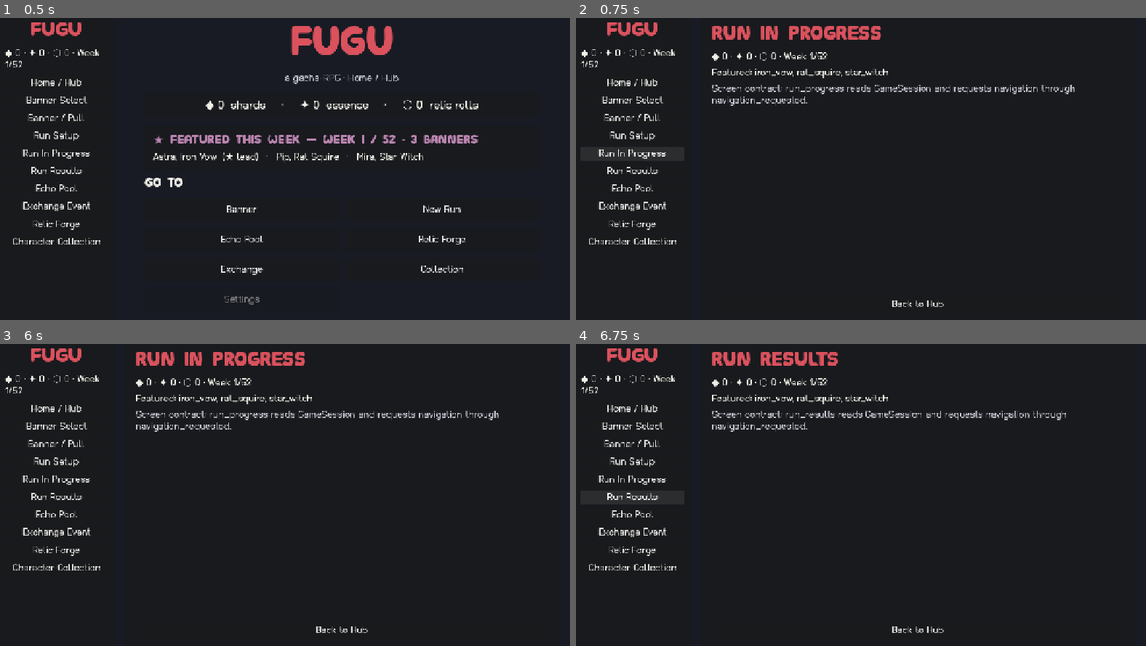
Above: before the commit, frames 1-4 (two rows, left to right).
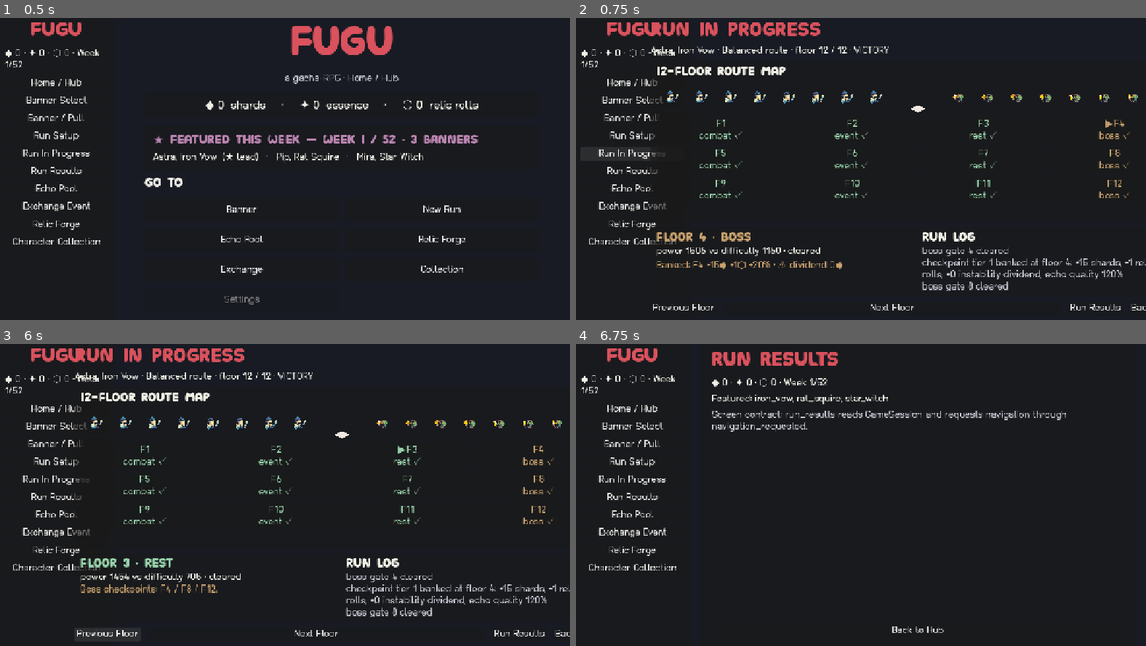
Above: after the commit, the same moments.

Repository: Mezzyface/fugu
Game: Godot game, scene res://main.tscn
The game is run twice, just before and just after one commit, with the same random seed, the same clock (stepped at 60 frames per second) and the same inputs.
Inputs (mouse positions are in pixels of both pictures, inside the frame that each line leads up to):
- Up to frame 1 (0.5 s): no input
- Up to frame 2 (0.75 s): click "Run In Progress" at 0.5 s
- Up to frame 3 (6 s): click "Run Results" at 1.25 s; click "Back to Hub" at 2 s; click "New Run" at 2.75 s; click "Back to Hub" at 3.5 s; click "New Run" at 4.25 s; click "Start Run" at 5 s; click (108, 633) at 5.75 s, where only the run after the commit has a clickable "Previous Floor"
- Up to frame 4 (6.75 s): click "Run Results" at 6.5 s

Frame 1 is identical in both runs. In frame 2, 7.5% of the frame differs, in the area x 13-100%, y 1-97%; in frame 3, 7.5%; in frame 4, less than 0.1%.

Commit message:
[Task] Screen 05 Run In Progress
Co-Authored-By: Claude Opus 4.8 <noreply@anthropic.com>

Diff:
--- a/game/scenes/run_progress.tscn
+++ b/game/scenes/run_progress.tscn
@@ -1,6 +1,10 @@
-[gd_scene load_steps=2 format=3]
-
-[ext_resource type="Script" path="res://scripts/ui/screen_base.gd" id="1_screen"]
+[gd_scene load_steps=6 format=3 uid="uid://d59runprogressscene"]
+
+[ext_resource type="Script" path="res://scripts/ui/run_progress.gd" id="1_progress"]
+[ext_resource type="Theme" uid="uid://bfugutheme0001" path="res://assets/theme/fugu_theme.tres" id="2_theme"]
+[ext_resource type="Texture2D" path="res://assets/units/warrior/Warrior_Idle.png" id="3_unit"]
+[ext_resource type="Texture2D" path="res://assets/enemies/torch_goblin/TorchGoblin_Idle.png" id="4_enemy"]
+[ext_resource type="Texture2D" path="res://assets/terrain/floor_N.png" id="5_floor"]
 
 [node name="RunProgress" type="Control"]
 layout_mode = 3
@@ -9,6 +13,192 @@
 anchor_bottom = 1.0
 grow_horizontal = 2
 grow_vertical = 2
-script = ExtResource("1_screen")
+theme = ExtResource("2_theme")
+script = ExtResource("1_progress")
 screen_id = "run_progress"
 screen_title = "Run In Progress"
+
+[node name="Background" type="ColorRect" parent="."]
+layout_mode = 1
+anchors_preset = 15
+anchor_right = 1.0
+anchor_bottom = 1.0
+grow_horizontal = 2
+grow_vertical = 2
+color = Color(0.094118, 0.105882, 0.141176, 1)
+
+[node name="Margin" type="MarginContainer" parent="."]
+layout_mode = 1
+anchors_preset = 15
+anchor_right = 1.0
+anchor_bottom = 1.0
+grow_horizontal = 2
+grow_vertical = 2
+theme_override_constants/margin_left = 18
+theme_override_constants/margin_top = 16
+theme_override_constants/margin_right = 18
+theme_override_constants/margin_bottom = 16
+
+[node name="Root" type="VBoxContainer" parent="Margin"]
+layout_mode = 2
+theme_override_constants/separation = 10
+
+[node name="TitleLabel" type="Label" parent="Margin/Root"]
+layout_mode = 2
+theme_type_variation = &"TitleLabel"
+theme_override_colors/font_color = Color(0.854902, 0.321569, 0.364706, 1)
+text = "Run In Progress"
+
+[node name="SummaryLabel" type="Label" parent="Margin/Root"]
+unique_name_in_owner = true
+layout_mode = 2
+theme_override_colors/font_color = Color(0.94, 0.94, 0.9, 1)
+text = "Astra, Iron Vow · Balanced route · floor 12 / 12"
+
+[node name="Body" type="VBoxContainer" parent="Margin/Root"]
+layout_mode = 2
+size_flags_vertical = 3
+theme_override_constants/separation = 10
+
+[node name="MapPanel" type="PanelContainer" parent="Margin/Root/Body"]
+layout_mode = 2
+size_flags_horizontal = 3
+size_flags_vertical = 3
+
+[node name="MapMargin" type="MarginContainer" parent="Margin/Root/Body/MapPanel"]
+layout_mode = 2
+theme_override_constants/margin_left = 14
+theme_override_constants/margin_top = 12
+theme_override_constants/margin_right = 14
+theme_override_constants/margin_bottom = 12
+
+[node name="MapStack" type="VBoxContainer" parent="Margin/Root/Body/MapPanel/MapMargin"]
+layout_mode = 2
+theme_override_constants/separation = 10
+
+[node name="MapHeader" type="Label" parent="Margin/Root/Body/MapPanel/MapMargin/MapStack"]
+layout_mode = 2
+theme_type_variation = &"HeaderLabel"
+theme_override_colors/font_color = Color(0.94, 0.94, 0.9, 1)
+text = "12-floor route map"
+
+[node name="ArtStrip" type="HBoxContainer" parent="Margin/Root/Body/MapPanel/MapMargin/MapStack"]
+layout_mode = 2
+theme_override_constants/separation = 14
+alignment = 1
+
+[node name="UnitSprite" type="TextureRect" parent="Margin/Root/Body/MapPanel/MapMargin/MapStack/ArtStrip"]
+custom_minimum_size = Vector2(64, 64)
+layout_mode = 2
+texture = ExtResource("3_unit")
+expand_mode = 3
+stretch_mode = 5
+
+[node name="TerrainSprite" type="TextureRect" parent="Margin/Root/Body/MapPanel/MapMargin/MapStack/ArtStrip"]
+custom_minimum_size = Vector2(96, 64)
+layout_mode = 2
+texture = ExtResource("5_floor")
+expand_mode = 3
+stretch_mode = 5
+
+[node name="EnemySprite" type="TextureRect" parent="Margin/Root/Body/MapPanel/MapMargin/MapStack/ArtStrip"]
+custom_minimum_size = Vector2(64, 64)
+layout_mode = 2
+texture = ExtResource("4_enemy")
+expand_mode = 3
+stretch_mode = 5
+
+[node name="FloorGrid" type="GridContainer" parent="Margin/Root/Body/MapPanel/MapMargin/MapStack"]
+unique_name_in_owner = true
+layout_mode = 2
+size_flags_vertical = 3
+theme_override_constants/h_separation = 8
+theme_override_constants/v_separation = 8
+columns = 4
+
+[node name="DetailPanel" type="PanelContainer" parent="Margin/Root/Body"]
+custom_minimum_size = Vector2(0, 145)
+layout_mode = 2
+size_flags_horizontal = 3
+size_flags_vertical = 0
+
+[node name="DetailMargin" type="MarginContainer" parent="Margin/Root/Body/DetailPanel"]
+layout_mode = 2
+theme_override_constants/margin_left = 12
+theme_override_constants/margin_top = 10
+theme_override_constants/margin_right = 12
+theme_override_constants/margin_bottom = 10
+
+[node name="DetailStack" type="HBoxContainer" parent="Margin/Root/Body/DetailPanel/DetailMargin"]
+layout_mode = 2
+theme_override_constants/separation = 18
+
+[node name="EncounterStack" type="VBoxContainer" parent="Margin/Root/Body/DetailPanel/DetailMargin/DetailStack"]
+layout_mode = 2
+size_flags_horizontal = 3
+theme_override_constants/separation = 4
+
+[node name="EncounterTitle" type="Label" parent="Margin/Root/Body/DetailPanel/DetailMargin/DetailStack/EncounterStack"]
+unique_name_in_owner = true
+layout_mode = 2
+theme_type_variation = &"HeaderLabel"
+theme_override_colors/font_color = Color(0.588235, 0.819608, 0.666667, 1)
+text = "Floor 1 · COMBAT"
+
+[node name="EncounterDetail" type="Label" parent="Margin/Root/Body/DetailPanel/DetailMargin/DetailStack/EncounterStack"]
+unique_name_in_owner = true
+layout_mode = 2
+theme_override_colors/font_color = Color(0.94, 0.94, 0.9, 1)
+autowrap_mode = 3
+text = "power 1175 vs difficulty 185 · cleared"
+
+[node name="CheckpointLabel" type="Label" parent="Margin/Root/Body/DetailPanel/DetailMargin/DetailStack/EncounterStack"]
+unique_name_in_owner = true
+layout_mode = 2
+theme_override_colors/font_color = Color(0.772549, 0.623529, 0.419608, 1)
+autowrap_mode = 3
+text = "Boss checkpoints: F4 / F8 / F12."
+
+[node name="LogStack" type="VBoxContainer" parent="Margin/Root/Body/DetailPanel/DetailMargin/DetailStack"]
+layout_mode = 2
+size_flags_horizontal = 3
+theme_override_constants/separation = 4
+
+[node name="LogHeader" type="Label" parent="Margin/Root/Body/DetailPanel/DetailMargin/DetailStack/LogStack"]
+layout_mode = 2
+theme_type_variation = &"HeaderLabel"
+theme_override_colors/font_color = Color(0.94, 0.94, 0.9, 1)
+text = "Run log"
+
+[node name="LogLabel" type="Label" parent="Margin/Root/Body/DetailPanel/DetailMargin/DetailStack/LogStack"]
+unique_name_in_owner = true
+layout_mode = 2
+size_flags_vertical = 3
+theme_override_colors/font_color = Color(0.776471, 0.788235, 0.823529, 1)
+autowrap_mode = 3
+text = "boss gate 4 cleared"
+
+[node name="Buttons" type="HBoxContainer" parent="Margin/Root"]
+layout_mode = 2
+theme_override_constants/separation = 14
+
+[node name="PrevButton" type="Button" parent="Margin/Root/Buttons"]
+unique_name_in_owner = true
+layout_mode = 2
+text = "Previous Floor"
+
+[node name="NextButton" type="Button" parent="Margin/Root/Buttons"]
+unique_name_in_owner = true
+layout_mode = 2
+size_flags_horizontal = 3
+text = "Next Floor"
+
+[node name="ResultsButton" type="Button" parent="Margin/Root/Buttons"]
+unique_name_in_owner = true
+layout_mode = 2
+text = "Run Results"
+
+[node name="HubButton" type="Button" parent="Margin/Root/Buttons"]
+unique_name_in_owner = true
+layout_mode = 2
+text = "Back to Hub"
--- /dev/null
+++ b/game/scripts/ui/run_progress.gd
@@ -0,0 +1,206 @@
+class_name RunProgressScreen
+extends Control
+
+signal navigation_requested(screen_id: String)
+
+const TITLE_COLOR := Color(0.854902, 0.321569, 0.364706, 1.0)
+const BODY_COLOR := Color(0.94, 0.94, 0.90, 1.0)
+const MUTED_COLOR := Color(0.776471, 0.788235, 0.823529, 1.0)
+const CLEAR_COLOR := Color(0.588235, 0.819608, 0.666667, 1.0)
+const FAIL_COLOR := Color(0.854902, 0.321569, 0.364706, 1.0)
+const BOSS_COLOR := Color(0.772549, 0.623529, 0.419608, 1.0)
+
+const TERRAIN_TEXTURE := preload("res://assets/terrain/floor_N.png")
+const UNIT_TEXTURE := preload("res://assets/units/warrior/Warrior_Idle.png")
+const ENEMY_TEXTURE := preload("res://assets/enemies/torch_goblin/TorchGoblin_Idle.png")
+
+@export var screen_id: String = "run_progress"
+@export var screen_title: String = "Run In Progress"
+
+var session: Node
+var route: String = "balanced"
+var character_id: String = "iron_vow"
+var current_index: int = 3
+var run_result: RunResult
+
+@onready var _summary_label: Label = %SummaryLabel
+@onready var _floor_grid: GridContainer = %FloorGrid
+@onready var _encounter_title: Label = %EncounterTitle
+@onready var _encounter_detail: Label = %EncounterDetail
+@onready var _checkpoint_label: Label = %CheckpointLabel
+@onready var _log_label: Label = %LogLabel
+@onready var _prev_button: Button = %PrevButton
+@onready var _next_button: Button = %NextButton
+@onready var _results_button: Button = %ResultsButton
+@onready var _hub_button: Button = %HubButton
+
+
+func _ready() -> void:
+	if session == null:
+		session = get_node_or_null("/root/GameSession")
+	_prev_button.pressed.connect(_on_prev_pressed)
+	_next_button.pressed.connect(_on_next_pressed)
+	_results_button.pressed.connect(_on_results_pressed)
+	_hub_button.pressed.connect(_on_hub_pressed)
+	_build_run()
+	_refresh()
+
+
+func setup_screen(p_screen_id: String, p_screen_title: String, p_session: Node) -> void:
+	screen_id = p_screen_id
+	screen_title = p_screen_title
+	session = p_session
+	if is_node_ready():
+		_build_run()
+		_refresh()
+
+
+func encounter_count() -> int:
+	return run_result.encounters.size() if run_result != null else 0
+
+
+func current_encounter() -> EncounterRecord:
+	if run_result == null or run_result.encounters.is_empty():
+		return null
+	return run_result.encounters[clampi(current_index, 0, run_result.encounters.size() - 1)]
+
+
+func _build_run() -> void:
+	var character := _character()
+	if character == null:
+		return
+	var simulator := TrainingSimulator.new(7)
+	simulator.random_source = func() -> float: return 1.0
+	run_result = simulator.run(character, route)
+	current_index = mini(current_index, maxi(0, encounter_count() - 1))
+
+
+func _refresh() -> void:
+	if not is_node_ready() or run_result == null:
+		return
+	_summary_label.text = _summary_text()
+	_build_floor_map()
+	_refresh_encounter()
+	_refresh_buttons()
+
+
+func _summary_text() -> String:
+	return "%s · %s route · floor %d / 12 · %s" % [
+		_character_name(character_id),
+		route.replace("_", " ").capitalize(),
+		run_result.floors_cleared,
+		"VICTORY" if run_result.victory else "IN PROGRESS"
+	]
+
+
+func _build_floor_map() -> void:
+	for child in _floor_grid.get_children():
+		child.queue_free()
+	for floor in range(1, 13):
+		var cell := PanelContainer.new()
+		cell.custom_minimum_size = Vector2(96, 58)
+		cell.size_flags_horizontal = Control.SIZE_EXPAND_FILL
+		var stack := VBoxContainer.new()
+		stack.alignment = BoxContainer.ALIGNMENT_CENTER
+		stack.add_theme_constant_override("separation", 1)
+		cell.add_child(stack)
+		var encounter := _encounter_for_floor(floor)
+		var label := Label.new()
+		label.horizontal_alignment = HORIZONTAL_ALIGNMENT_CENTER
+		label.text = _floor_label(floor, encounter)
+		label.add_theme_color_override("font_color", _floor_color(floor, encounter))
+		stack.add_child(label)
+		_floor_grid.add_child(cell)
+
+
+func _refresh_encounter() -> void:
+	var encounter := current_encounter()
+	if encounter == null:
+		return
+	_encounter_title.text = "Floor %d · %s" % [encounter.floor, encounter.kind.to_upper()]
+	_encounter_title.add_theme_color_override("font_color", _encounter_color(encounter))
+	_encounter_detail.text = "power %d vs difficulty %d · %s" % [
+		encounter.power,
+		encounter.difficulty,
+		"cleared" if encounter.cleared else "failed"
+	]
+	_checkpoint_label.text = _checkpoint_text(encounter.floor)
+	_log_label.text = "\n".join(run_result.log.slice(0, 3))
+
+
+func _refresh_buttons() -> void:
+	_prev_button.disabled = current_index <= 0
+	_next_button.disabled = current_index >= encounter_count() - 1
+
+
+func _encounter_for_floor(floor: int) -> EncounterRecord:
+	if run_result == null:
+		return null
+	for encounter: EncounterRecord in run_result.encounters:
+		if encounter.floor == floor:
+			return encounter
+	return null
+
+
+func _floor_label(floor: int, encounter: EncounterRecord) -> String:
+	var kind := TrainingSimulator.encounter_kind(floor, route)
+	var marker := "▶" if encounter != null and encounter.floor == current_encounter().floor else ""
+	if encounter == null:
+		return "%sF%d\n%s" % [marker, floor, kind]
+	return "%sF%d\n%s %s" % [marker, floor, kind, "✓" if encounter.cleared else "×"]
+
+
+func _floor_color(floor: int, encounter: EncounterRecord) -> Color:
+	if floor % 4 == 0:
+		return BOSS_COLOR
+	if encounter == null:
+		return MUTED_COLOR
+	return CLEAR_COLOR if encounter.cleared else FAIL_COLOR
+
+
+func _encounter_color(encounter: EncounterRecord) -> Color:
+	if encounter.kind == "boss":
+		return BOSS_COLOR
+	return CLEAR_COLOR if encounter.cleared else FAIL_COLOR
+
+
+func _checkpoint_text(floor: int) -> String:
+	var parts: Array[String] = []
+	for reward: CheckpointReward in run_result.rewards.checkpoints:
+		if reward.floor <= floor:
+			parts.append("F%d +%d◆ +%d⬡ +%d%%" % [reward.floor, reward.shards, reward.relic_rolls, reward.echo_quality_bonus])
+	if parts.is_empty():
+		return "Boss checkpoints: F4 / F8 / F12."
+	return "Banked: %s · ⚠ dividend %d◆" % [" | ".join(parts), run_result.rewards.instability_dividend_shards]
+
+
+func _character() -> CharacterDef:
+	if session != null and session.has_method("get_character"):
+		var featured: Array = session.featured_banner_ids() if session.has_method("featured_banner_ids") else []
+		if not featured.is_empty():
+			character_id = featured[0]
+		return session.get_character(character_id)
+	return CharacterCatalog.sample_characters().get(character_id, null)
+
+
+func _character_name(id: String) -> String:
+	var character := _character()
+	return character.name if character != null else id.capitalize()
+
+
+func _on_prev_pressed() -> void:
+	current_index = maxi(0, current_index - 1)
+	_refresh()
+
+
+func _on_next_pressed() -> void:
+	current_index = mini(encounter_count() - 1, current_index + 1)
+	_refresh()
+
+
+func _on_results_pressed() -> void:
+	navigation_requested.emit("run_results")
+
+
+func _on_hub_pressed() -> void:
+	navigation_requested.emit("home_hub")
--- /dev/null
+++ b/game/test/test_run_progress.gd
@@ -0,0 +1,68 @@
+extends GutTest
+
+const RUN_PROGRESS := preload("res://scenes/run_progress.tscn")
+
+
+func before_each() -> void:
+	GameSession.reset(1)
+
+
+func _make_screen() -> RunProgressScreen:
+	var screen := RUN_PROGRESS.instantiate() as RunProgressScreen
+	add_child_autofree(screen)
+	return screen
+
+
+func test_builds_deterministic_twelve_floor_run() -> void:
+	var screen := _make_screen()
+	assert_eq(screen.encounter_count(), 12)
+	assert_eq(screen.run_result.floors_cleared, 12)
+	assert_true(screen.run_result.victory)
+	assert_eq(screen.current_encounter().kind, TrainingSimulator.encounter_kind(4, screen.route))
+
+
+func test_floor_map_renders_all_floors_and_boss_gates() -> void:
+	var screen := _make_screen()
+	var grid := screen.get_node("%FloorGrid") as GridContainer
+	assert_eq(grid.get_child_count(), 12)
+	var fourth_floor := grid.get_child(3) as PanelContainer
+	var label := fourth_floor.get_child(0).get_child(0) as Label
+	assert_string_contains(label.text, "boss")
+
+
+func test_next_and_previous_step_through_encounters() -> void:
+	var screen := _make_screen()
+	assert_eq(screen.current_index, 3)
+	(screen.get_node("%NextButton") as Button).pressed.emit()
+	assert_eq(screen.current_index, 4)
+	(screen.get_node("%PrevButton") as Button).pressed.emit()
+	assert_eq(screen.current_index, 3)
+
+
+func test_checkpoint_text_updates_after_boss_gate() -> void:
+	var screen := _make_screen()
+	screen.current_index = 3
+	screen._refresh()
+	var checkpoint := screen.get_node("%CheckpointLabel") as Label
+	assert_string_contains(checkpoint.text, "F4")
+	assert_string_contains(checkpoint.text, "+15◆")
+	assert_string_contains(checkpoint.text, "+1⬡")
+
+
+func test_uses_tiny_swords_and_isometric_textures() -> void:
+	var screen := _make_screen()
+	var unit := screen.get_node("Margin/Root/Body/MapPanel/MapMargin/MapStack/ArtStrip/UnitSprite") as TextureRect
+	var enemy := screen.get_node("Margin/Root/Body/MapPanel/MapMargin/MapStack/ArtStrip/EnemySprite") as TextureRect
+	var terrain := screen.get_node("Margin/Root/Body/MapPanel/MapMargin/MapStack/ArtStrip/TerrainSprite") as TextureRect
+	assert_not_null(unit.texture)
+	assert_not_null(enemy.texture)
+	assert_not_null(terrain.texture)
+
+
+func test_results_and_hub_buttons_request_navigation() -> void:
+	var screen := _make_screen()
+	watch_signals(screen)
+	(screen.get_node("%ResultsButton") as Button).pressed.emit()
+	assert_signal_emitted_with_parameters(screen, "navigation_requested", ["run_results"])
+	(screen.get_node("%HubButton") as Button).pressed.emit()
+	assert_signal_emitted_with_parameters(screen, "navigation_requested", ["home_hub"])
Not shown, added: game/scripts/ui/run_progress.gd.uid
Not shown, added: game/test/test_run_progress.gd.uid
Not shown, added: deliverables/items/59-screen-run-in-progress.md
Not shown, added: screenshots/59/run_progress.png
